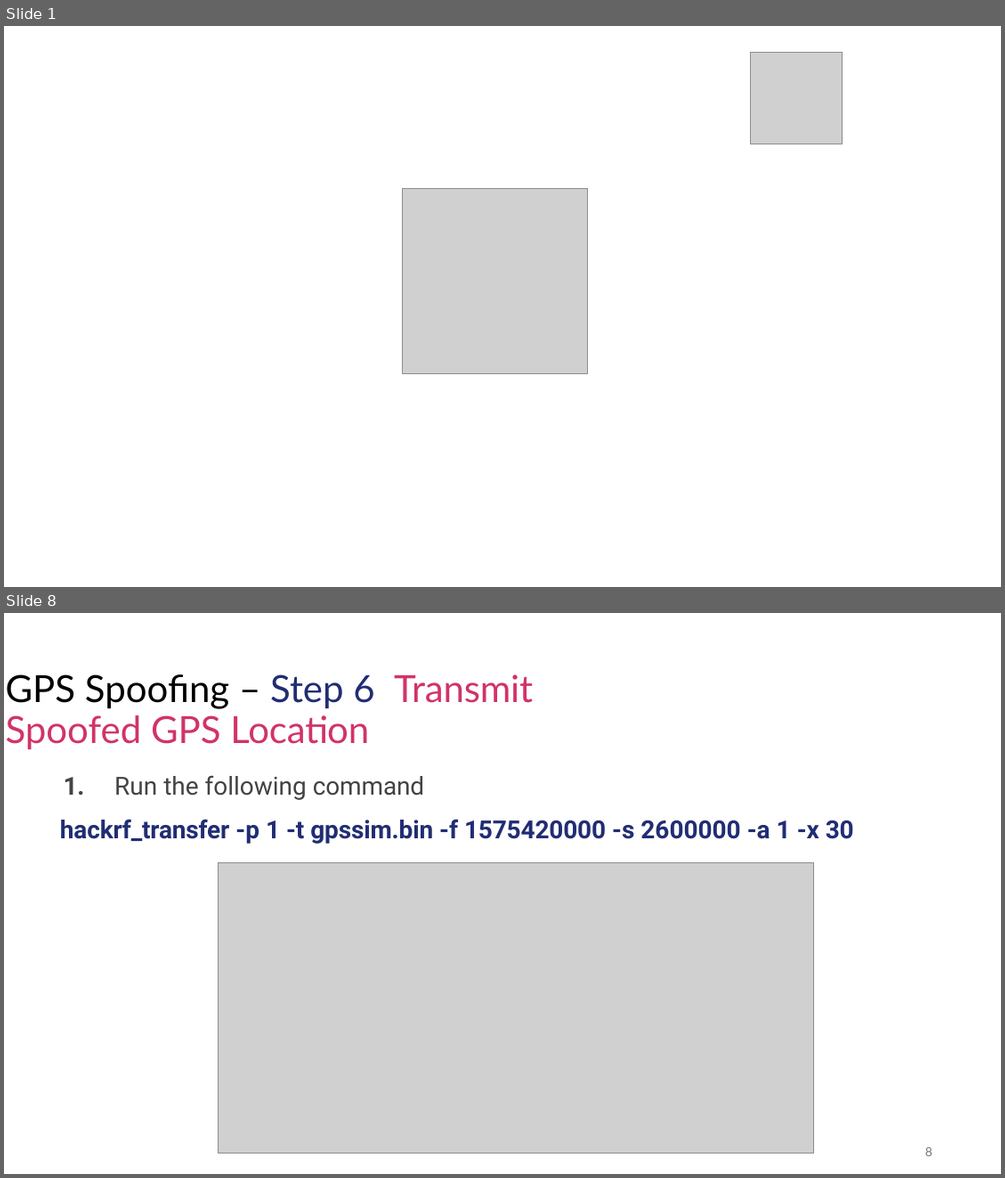
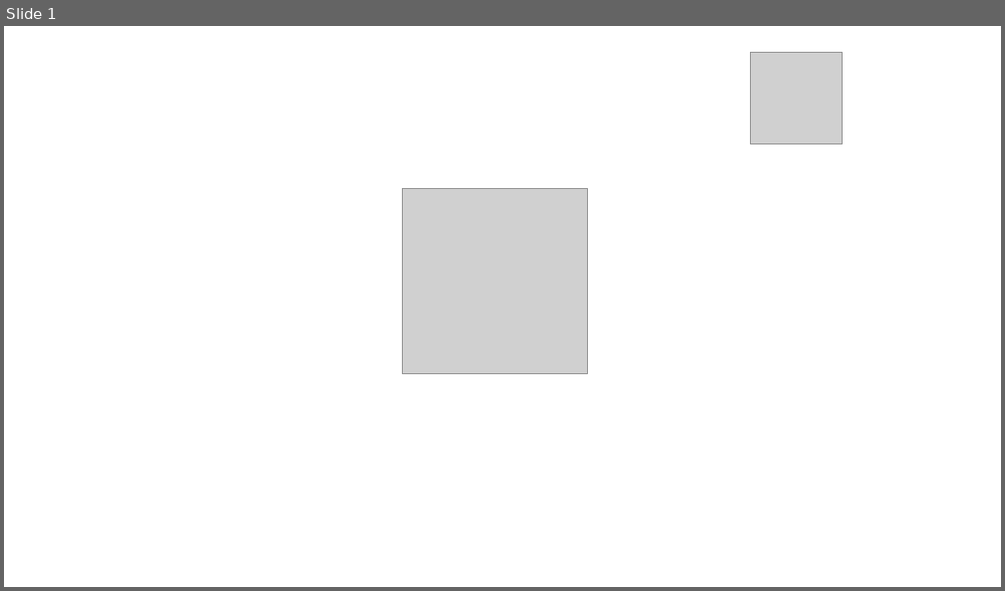
Before and after one commit to nprobert/AutoISAC-ACT-AdvWireless, a slide deck: 4 ACT AW - GPS.pptx. Shown one above the other, each under a label of ours: slides 1 and 8 before the commit, slide 1 after it; the slides between them are not shown. The pictures are 1005x1178 and 1005x591 pixels, drawn with LibreOffice and Linux fonts; fonts in the diff are those of the drawing; grey boxes stand for pictures. Boxes give left, top, right and bottom in pixels: in the first picture for what was removed or moved away, otherwise in the second. Text is boxed around its words. In the diff, an @@ line names an element or a change of style, - is before the commit and + after.

```diff
--- a/4 ACT AW - GPS.pptx
+++ b/4 ACT AW - GPS.pptx
@@ slide 8 removed at bbox=[4, 613, 1001, 1174], background #FFFFFF @@
@@ title removed at bbox=[6, 674, 533, 750] @@
-GPS Spooﬁng – Step 6 Transmit Spoofed GPS Location
@@ text removed at bbox=[60, 775, 854, 844] @@
-1. Run the following command
-hackrf_transfer -p 1 -t gpssim.bin -f 1575420000 -s 2600000 -a 1 -x 30
@@ picture removed at bbox=[218, 862, 813, 1153] @@
@@ page number removed at bbox=[925, 1147, 932, 1156] @@
-8
```
Also in this commit, not shown: 1 slide changed, 4 slides added, 5 other slides removed, 3 other files.
